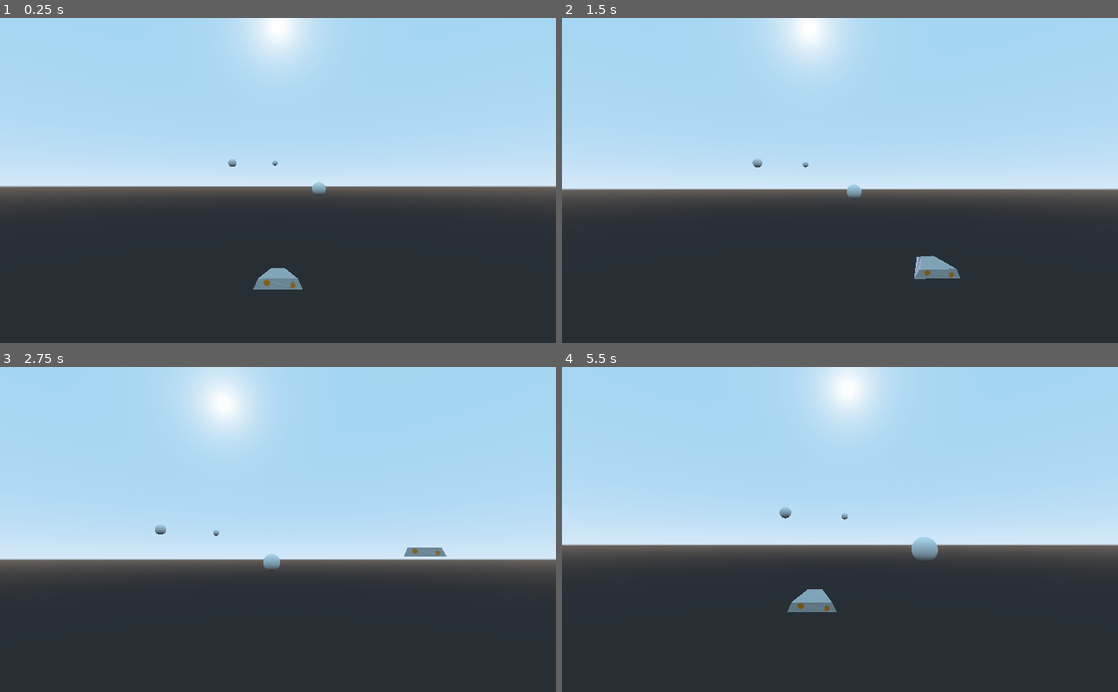
Above: before the commit, frames 1-4 (two rows, left to right).
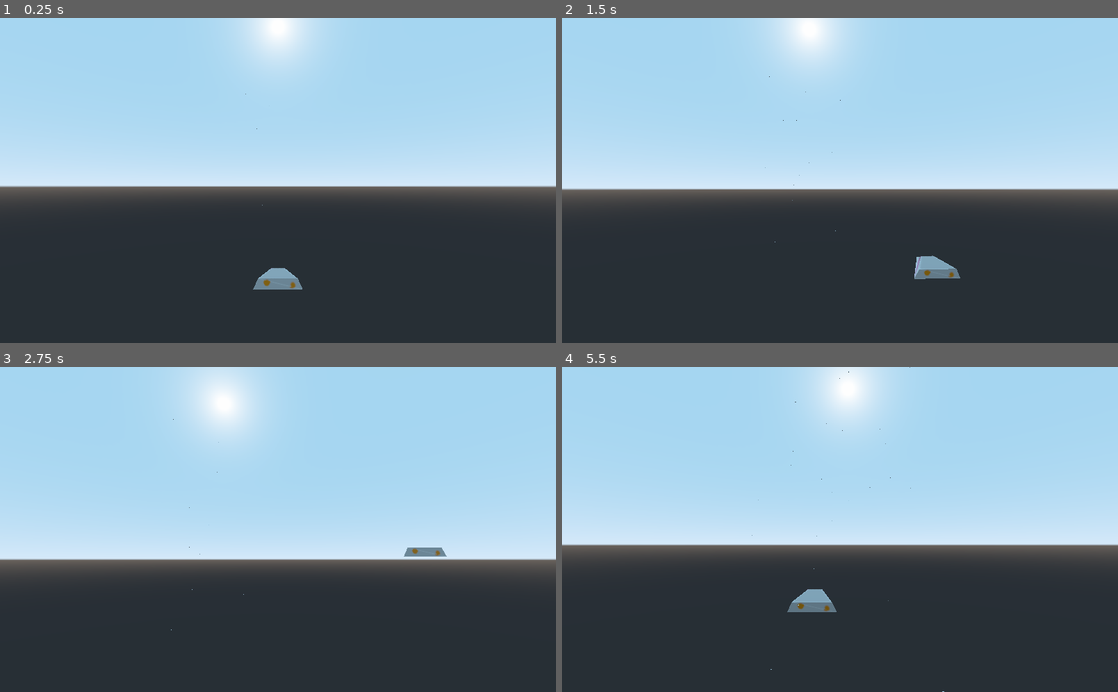
Above: after the commit, the same moments.

Repository: mr1337357/space-shooter
Game: Godot game, scene res://Level.tscn
The game is run twice, just before and just after one commit, with the same random seed, the same clock (stepped at 60 frames per second) and the same inputs. The project has no main scene, so this scene is started directly.
Inputs:
- Up to frame 1 (0.25 s): no input
- Up to frame 2 (1.5 s): tap Enter at 0.5 s; hold Right (ui_right) 0.53-1.28 s; hold Down (ui_down) from 1.28 s (still down)
- Up to frame 3 (2.75 s): release Down (ui_down) at 2.03 s; hold Right (ui_right) from 2.03 s (still down)
- Up to frame 4 (5.5 s): release Right (ui_right) at 2.78 s; hold Up (ui_up) 2.78-3.53 s; hold Left (ui_left) 3.53-5.03 s; hold Down (ui_down) from 5.03 s (still down)

The runs differ from the first frame. In frame 1, 0.1% of the frame differs, in the area x 41-59%, y 23-58%; in frame 2, 0.1%; in frame 3, 0.2%; in frame 4, 0.4%, in the area x 34-69%, y 0-100%.

Commit message:
added dust

Diff:
--- a/godot/Assets/Ship.tscn
+++ b/godot/Assets/Ship.tscn
@@ -1,18 +1,10 @@
-[gd_scene load_steps=8 format=2]
+[gd_scene load_steps=4 format=2]
 
-[ext_resource path="res://Art/Untitled.png" type="Texture" id=1]
 [ext_resource path="res://Art/SHIP_TEX.material" type="Material" id=2]
 
 [sub_resource type="BoxShape" id=1]
 
-[sub_resource type="CubeMesh" id=2]
-
-[sub_resource type="Skin" id=3]
-
-[sub_resource type="SpatialMaterial" id=4]
-albedo_texture = ExtResource( 1 )
-
-[sub_resource type="ArrayMesh" id=5]
+[sub_resource type="ArrayMesh" id=2]
 resource_name = "Ship"
 surfaces/0 = {
 "aabb": AABB( 0, 0, -5, 10, 2, 10 ),
@@ -32,14 +24,7 @@
 [node name="CollisionShape" type="CollisionShape" parent="."]
 shape = SubResource( 1 )
 
-[node name="MeshInstance" type="MeshInstance" parent="."]
-transform = Transform( 1, 0, 0, 0, 0.221119, 0, 0, 0, 1, 0, 0.217593, 0 )
-visible = false
-mesh = SubResource( 2 )
-skin = SubResource( 3 )
-material/0 = SubResource( 4 )
-
 [node name="Ship" type="MeshInstance" parent="."]
 transform = Transform( -6.65694e-06, 0, -0.191293, 0, 0.212091, 0, 0.191002, 0, -6.66711e-06, -0.00218159, 0.0235887, -0.946738 )
-mesh = SubResource( 5 )
+mesh = SubResource( 2 )
 material/0 = null
--- /dev/null
+++ b/godot/Assets/bullet.tscn
@@ -0,0 +1,20 @@
+[gd_scene load_steps=5 format=2]
+
+[sub_resource type="SphereShape" id=1]
+
+[sub_resource type="SphereMesh" id=2]
+
+[sub_resource type="Skin" id=3]
+
+[sub_resource type="SpatialMaterial" id=4]
+albedo_color = Color( 0.596078, 0.866667, 0.988235, 1 )
+
+[node name="KinematicBody" type="KinematicBody"]
+
+[node name="CollisionShape" type="CollisionShape" parent="."]
+shape = SubResource( 1 )
+
+[node name="MeshInstance" type="MeshInstance" parent="."]
+mesh = SubResource( 2 )
+skin = SubResource( 3 )
+material/0 = SubResource( 4 )
--- /dev/null
+++ b/godot/Assets/dust.tscn
@@ -0,0 +1,12 @@
+[gd_scene load_steps=3 format=2]
+
+[ext_resource path="res://Scripts/dust.gd" type="Script" id=1]
+
+[sub_resource type="SphereMesh" id=1]
+
+[node name="KinematicBody" type="KinematicBody"]
+script = ExtResource( 1 )
+
+[node name="CSGMesh" type="CSGMesh" parent="."]
+transform = Transform( 0.02, 0, 0, 0, 0.02, 0, 0, 0, 0.02, 0, 0, 0 )
+mesh = SubResource( 1 )
--- /dev/null
+++ b/godot/Assets/missile.tscn
@@ -0,0 +1,3 @@
+[gd_scene format=2]
+
+[node name="KinematicBody" type="KinematicBody"]
--- a/godot/Level.tscn
+++ b/godot/Level.tscn
@@ -3,10 +3,10 @@
 [ext_resource path="res://Assets/Ship.tscn" type="PackedScene" id=1]
 [ext_resource path="res://Scripts/Ship.gd" type="Script" id=2]
 [ext_resource path="res://Scripts/Camera.gd" type="Script" id=3]
-
-[sub_resource type="SphereMesh" id=1]
+[ext_resource path="res://Scripts/level_logic.gd" type="Script" id=4]
 
 [node name="Level" type="Spatial"]
+script = ExtResource( 4 )
 
 [node name="Ship" parent="." instance=ExtResource( 1 )]
 transform = Transform( 1, 0, 0, 0, 1, 0, 0, 0, 1, 0, 1, 0 )
@@ -15,18 +15,3 @@
 [node name="Camera" type="Camera" parent="."]
 transform = Transform( 1, 0, 0, 0, 1, 0, 0, 0, 1, 0, 5, 10 )
 script = ExtResource( 3 )
-
-[node name="MeshInstance2" type="MeshInstance" parent="."]
-transform = Transform( 1, 0, 0, 0, 1, 0, 0, 0, 1, -11.0396, 10.6897, -46.7685 )
-mesh = SubResource( 1 )
-material/0 = null
-
-[node name="MeshInstance" type="MeshInstance" parent="."]
-transform = Transform( 1, 0, 0, 0, 1, 0, 0, 0, 1, 6.0998, 4.62482, -25.4109 )
-mesh = SubResource( 1 )
-material/0 = null
-
-[node name="MeshInstance3" type="MeshInstance" parent="."]
-transform = Transform( 1, 0, 0, 0, 1, 0, 0, 0, 1, -1.10328, 13.6736, -76.7076 )
-mesh = SubResource( 1 )
-material/0 = null
--- /dev/null
+++ b/godot/Scripts/dust.gd
@@ -0,0 +1,36 @@
+extends KinematicBody
+
+
+# Declare member variables here. Examples:
+# var a = 2
+# var b = "text"
+var c
+func _init():
+	c = null
+
+# Called when the node enters the scene tree for the first time.
+func _ready():
+	pass
+
+func _physics_process(delta):
+	if c == null:
+		return
+	if translation.z > c.translation.z:
+		translation.z = rand_range(c.translation.z-20,c.translation.z-35)
+		var xpos = 0
+		var ypos = 0
+		#exclude playfield
+		while xpos*xpos/7+ypos*ypos/3 < 1:
+			xpos = rand_range(-5,5)
+			ypos = rand_range(-0,15)
+		translation.x = xpos
+		translation.y = ypos
+	pass # Replace with function body.
+
+func set_camera(camera):
+	c = camera
+	translation.z = c.translation.z + 1
+
+# Called every frame. 'delta' is the elapsed time since the previous frame.
+#func _process(delta):
+#	pass
--- /dev/null
+++ b/godot/Scripts/level_logic.gd
@@ -0,0 +1,24 @@
+extends Spatial
+
+
+# Declare member variables here. Examples:
+# var a = 2
+# var b = "text"
+var dusts = []
+
+# Called when the node enters the scene tree for the first time.
+func _ready():
+	var c = self.find_node('Camera')
+	var dust = load("res://Assets/dust.tscn")
+	for i in range(30):
+		var d = dust.instance()
+		d.set_camera(c)
+		dusts.append(d)
+		add_child(d)
+	#add_child(dusts)
+	pass # Replace with function body.
+
+
+# Called every frame. 'delta' is the elapsed time since the previous frame.
+#func _process(delta):
+#	pass
